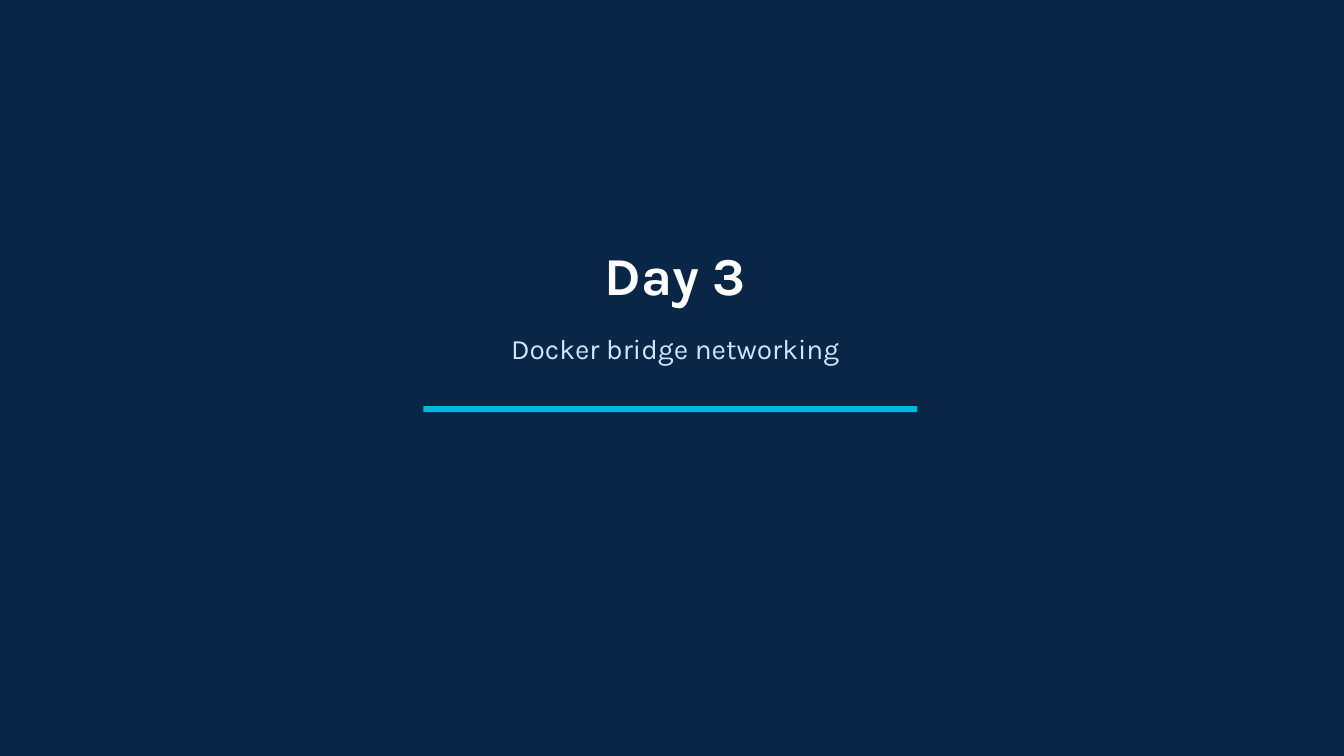
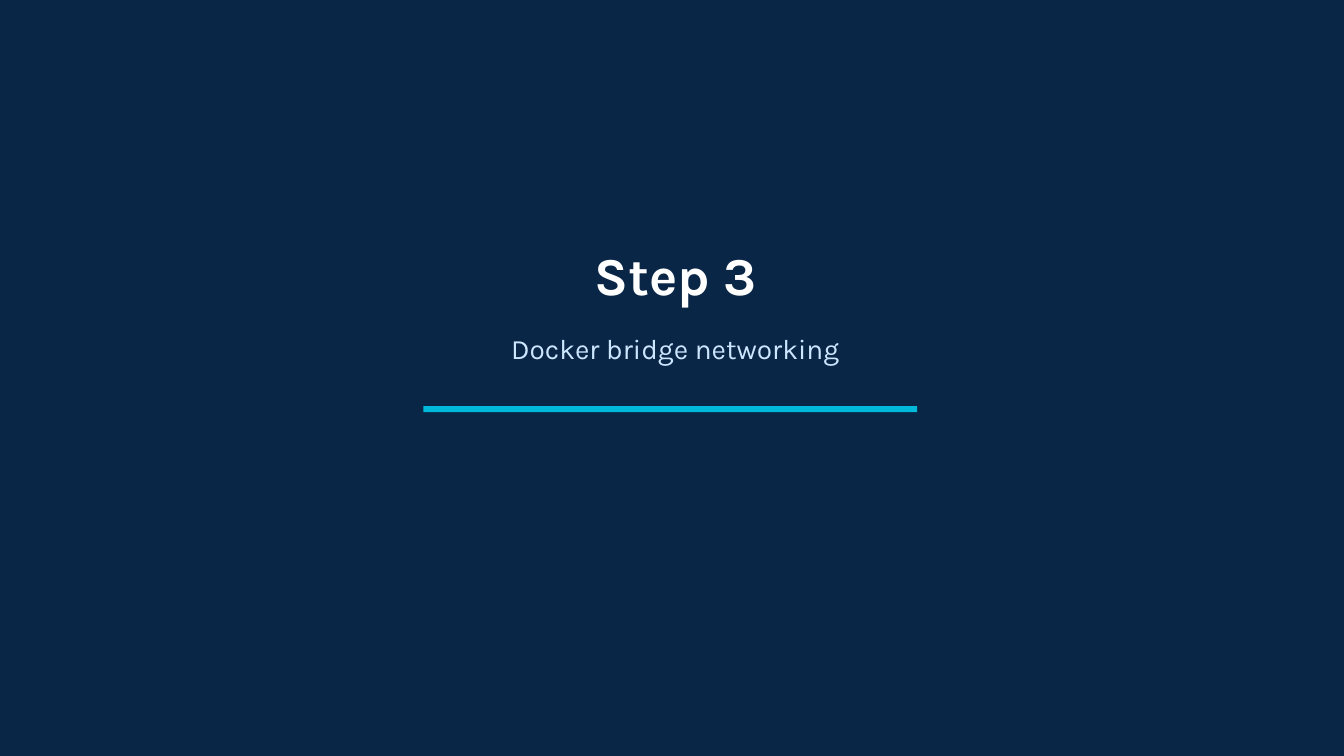
Before and after one commit to ltfe-ict-academy/containerized_infrastructure_and_workload_security, a slide deck: slide 26 of 03_Container_and_Linux_networking/01_Introduction_to_Linux_Networking_for_Containers/introduction_linux_networking_for_containers_combined_50slides.odp. Drawn at 1344x756 pixels with LibreOffice and Linux fonts; fonts in the diff are those of the drawing. Boxes give left, top, right and bottom in pixels: in the first picture for what was removed or moved away, otherwise in the second. Text is boxed around its words. In the diff, an @@ line names an element or a change of style, - is before the commit and + after.

```diff
--- a/03_Container_and_Linux_networking/01_Introduction_to_Linux_Networking_for_Containers/introduction_linux_networking_for_containers_combined_50slides.odp
+++ b/03_Container_and_Linux_networking/01_Introduction_to_Linux_Networking_for_Containers/introduction_linux_networking_for_containers_combined_50slides.odp
@@ text at (x1=594, y1=259, x2=756, y2=308): text changed @@
-Day 3
+Step 3
```
Also in this commit, not shown: 12 other slides changed.
